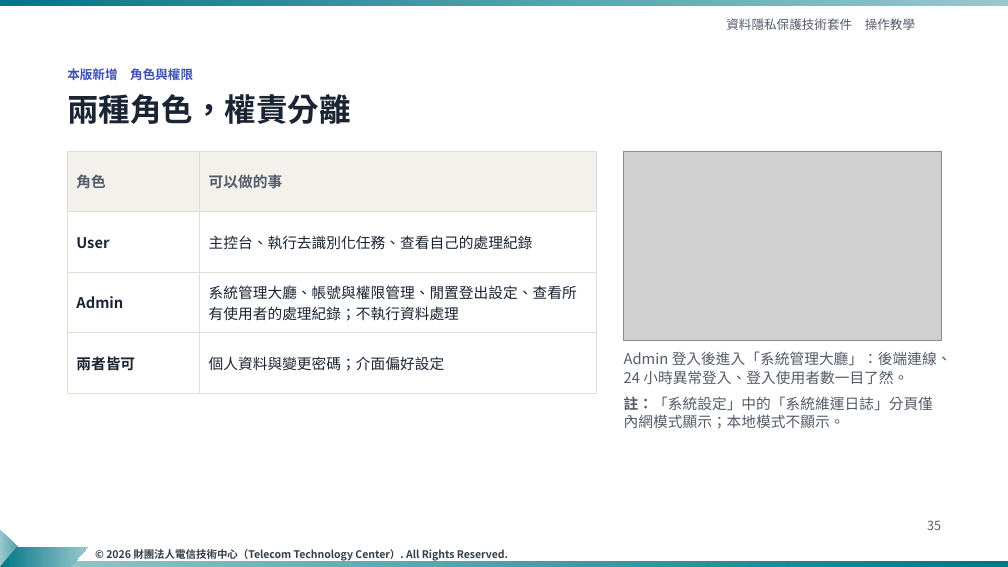
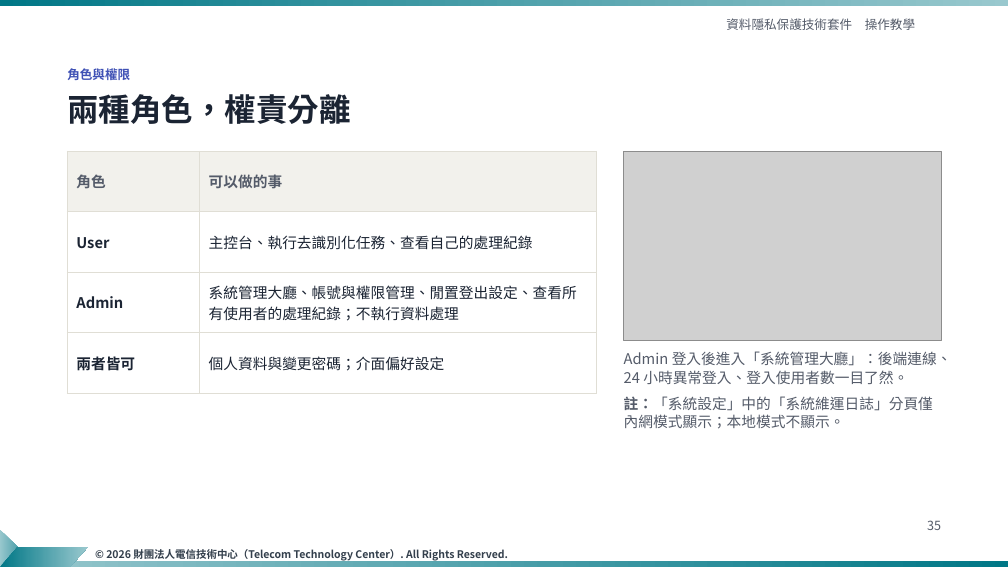
Before and after one commit to ttcdog115016/Demo, a slide deck: slide 35 of slides/資料隱私保護技術套件_操作教學_TTC樣板_v4.pptx. Drawn at 1008x567 pixels with LibreOffice and Linux fonts; fonts in the diff are those of the drawing; grey boxes stand for pictures; background and template pictures are left out. Boxes give left, top, right and bottom in pixels: in the first picture for what was removed or moved away, otherwise in the second. Text is boxed around its words. In the diff, an @@ line names an element or a change of style, - is before the commit and + after.

```diff
--- a/slides/資料隱私保護技術套件_操作教學_TTC樣板_v4.pptx
+++ b/slides/資料隱私保護技術套件_操作教學_TTC樣板_v4.pptx
@@ text at (x1=67, y1=68, x2=130, y2=80): text changed @@
-本版新增 角色與權限
+角色與權限
```
Also in this commit, not shown: 4 other slides changed, 4 other files.
